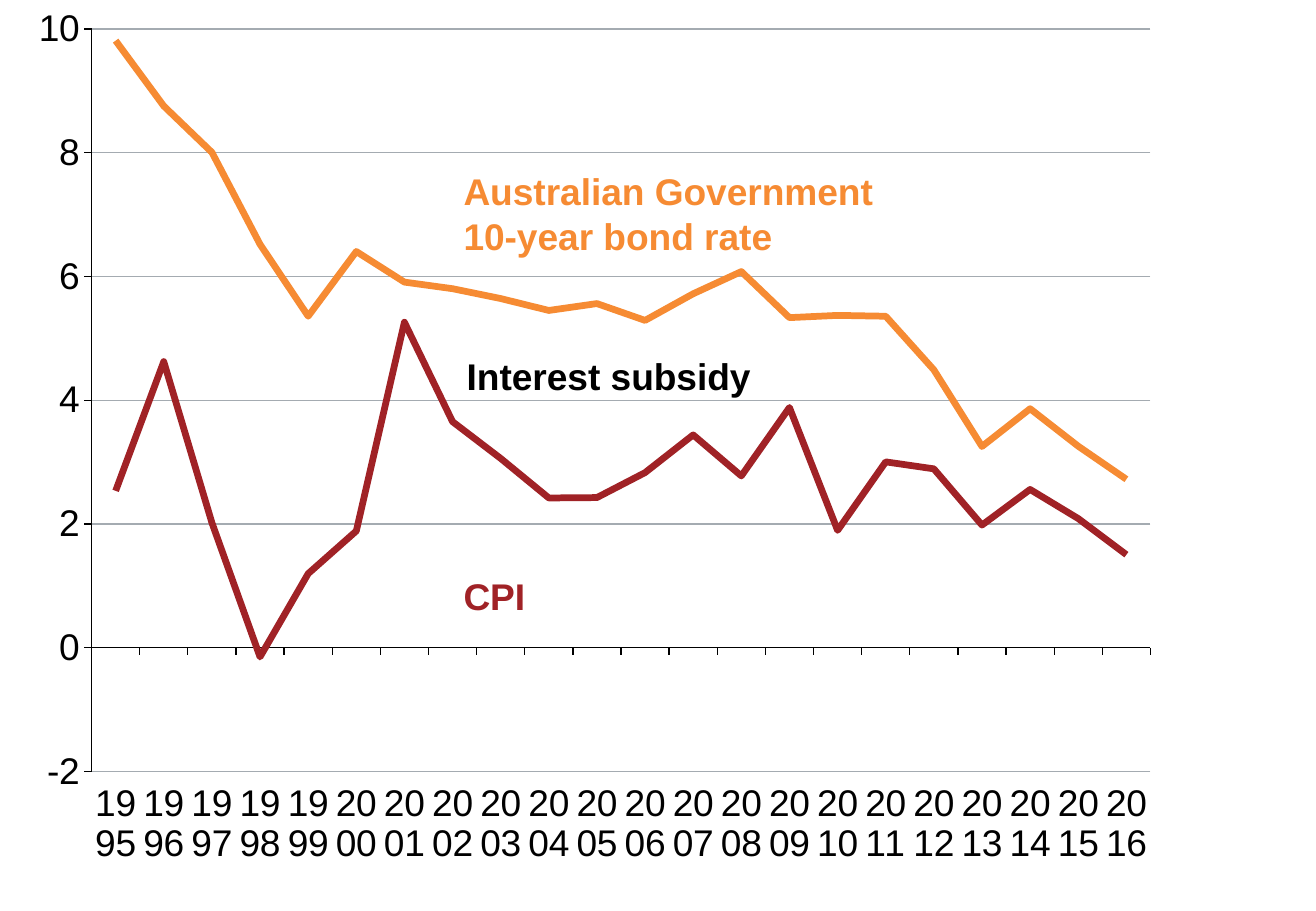
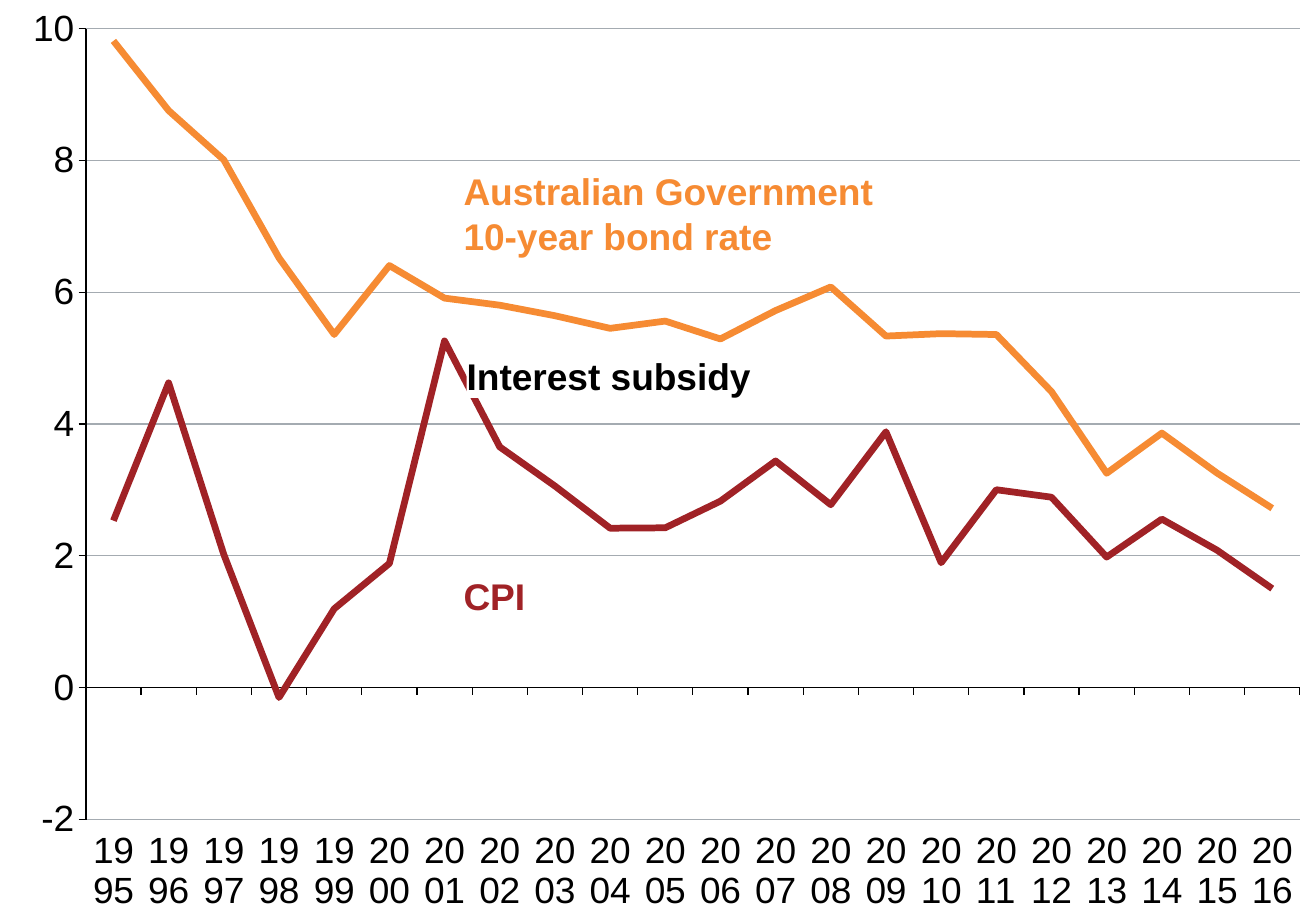
Before and after one commit to grattaninstitute/Shared-interest-Loan-fees-2016, a slide deck: slide 2 of atlas/Chartpack.pptx. Drawn at 1316x911 pixels with LibreOffice and Linux fonts; fonts in the diff are those of the drawing. Boxes give left, top, right and bottom in pixels: in the first picture for what was removed or moved away, otherwise in the second. Text is boxed around its words. In the diff, an @@ line names an element or a change of style, - is before the commit and + after.

```diff
--- a/atlas/Chartpack.pptx
+++ b/atlas/Chartpack.pptx
@@ line chart at [0,0,1316,911] @@
@@ plot area changed @@
@@ line chart: place and size @@
-line chart at [0,0,1175,911]
+line chart at [0,0,1316,911]
```
Also in this commit, not shown: 17 other slides changed, 3 other files.
